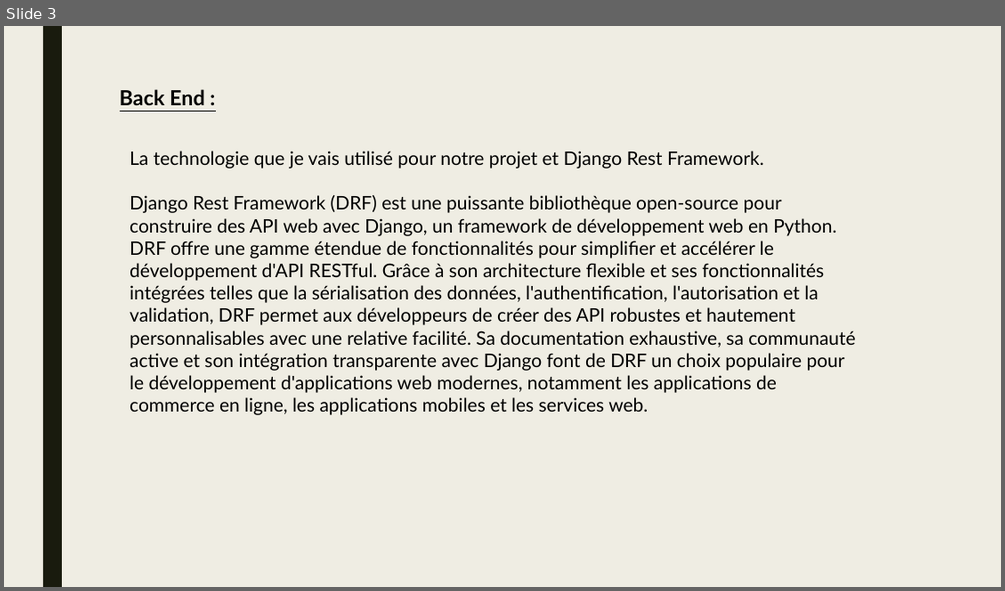
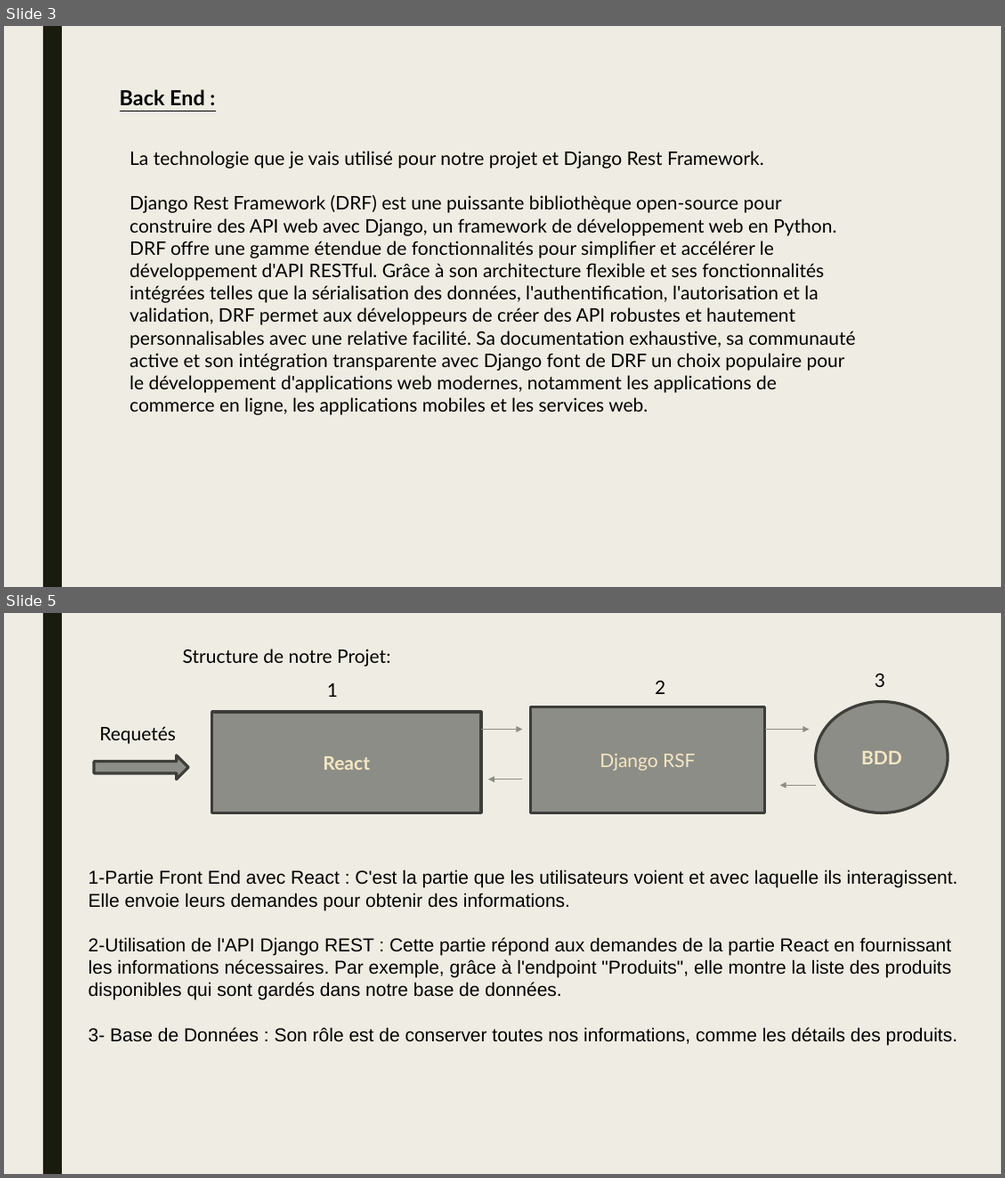
Before and after one commit to NoriTaka68/MyShop_V3, a slide deck: Dossier Pro/Application Django rest.pptx. Shown one above the other, each under a label of ours: slide 3 before the commit, slides 3 and 5 after it; the slides between them are not shown. The pictures are 1005x591 and 1005x1178 pixels, drawn with LibreOffice and Linux fonts; fonts in the diff are those of the drawing. Boxes give left, top, right and bottom in pixels: in the first picture for what was removed or moved away, otherwise in the second. Text is boxed around its words. In the diff, an @@ line names an element or a change of style, - is before the commit and + after.

```diff
--- a/Dossier Pro/Application Django rest.pptx
+++ b/Dossier Pro/Application Django rest.pptx
@@ slide 5 added at (4,613,1001,1174), background #EFEDE3; not listed: 1 template element that a slide beside it also shows @@
@@ text added at (183,649,390,666), 18 pt, text #000000 @@
+Structure de notre Projet:
@@ text added at (327,683,338,697), 18 pt, text #000000 @@
+1
@@ text added at (655,680,665,694), 18 pt, text #000000 @@
+2
@@ text added at (874,673,885,687), 18 pt, text #000000 @@
+3
@@ rectangle added at (212,712,481,812), fill #8C8D86, outline #3D3E3B 2.75 pt, 18 pt, text #F5E6C3, bold @@
+React
@@ rectangle added at (531,706,765,812), fill #8C8D86, outline #3D3E3B 2.75 pt, 18 pt, text #F5E6C3 @@
+Django RSF
@@ ellipse added at (816,701,947,812), fill #8C8D86, outline #3D3E3B 2.75 pt, 18 pt, text #F5E6C3, bold @@
+BDD
@@ text added at (99,726,176,744), 18 pt, text #000000 @@
+Requetés
@@ arrow added from (481, 729) to (522, 729), #8C8D86 0.5 pt @@
@@ arrow added from (764, 729) to (809, 729), #8C8D86 0.5 pt @@
@@ right arrow added at (94,755,188,779), fill #8C8D86, outline #3D3E3B 2.75 pt @@
@@ arrow added from (522, 779) to (488, 779), #8C8D86 0.5 pt @@
@@ arrow added from (816, 785) to (780, 785), #8C8D86 0.5 pt @@
@@ text added at (89,869,958,1045), 18 pt, text #000000 @@
+1-Partie Front End avec React : C'est la partie que les utilisateurs voient et avec laquelle ils interagissent. Elle envoie leurs demandes pour obtenir des informations.
+2-Utilisation de l'API Django REST : Cette partie répond aux demandes de la partie React en fournissant les informations nécessaires. Par exemple, grâce à l'endpoint "Produits", elle montre la liste des produits disponibles qui sont gardés dans notre base de données.
+3- Base de Données : Son rôle est de conserver toutes nos informations, comme les détails des produits.
```
Also in this commit, not shown: 10 other slides added, 1 slide removed, 2 other files.
